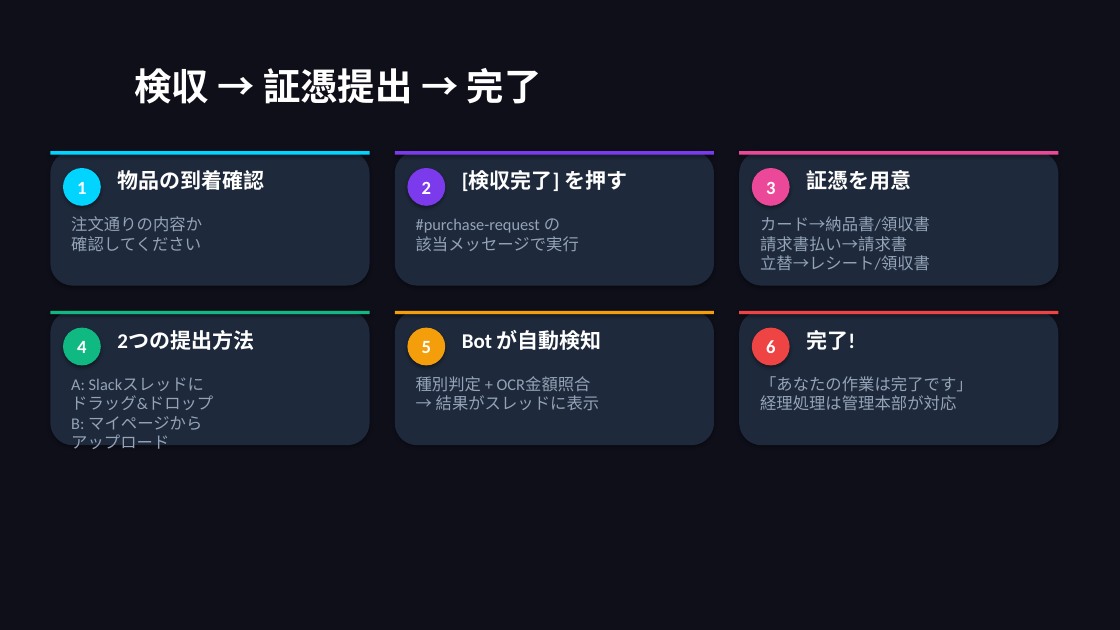
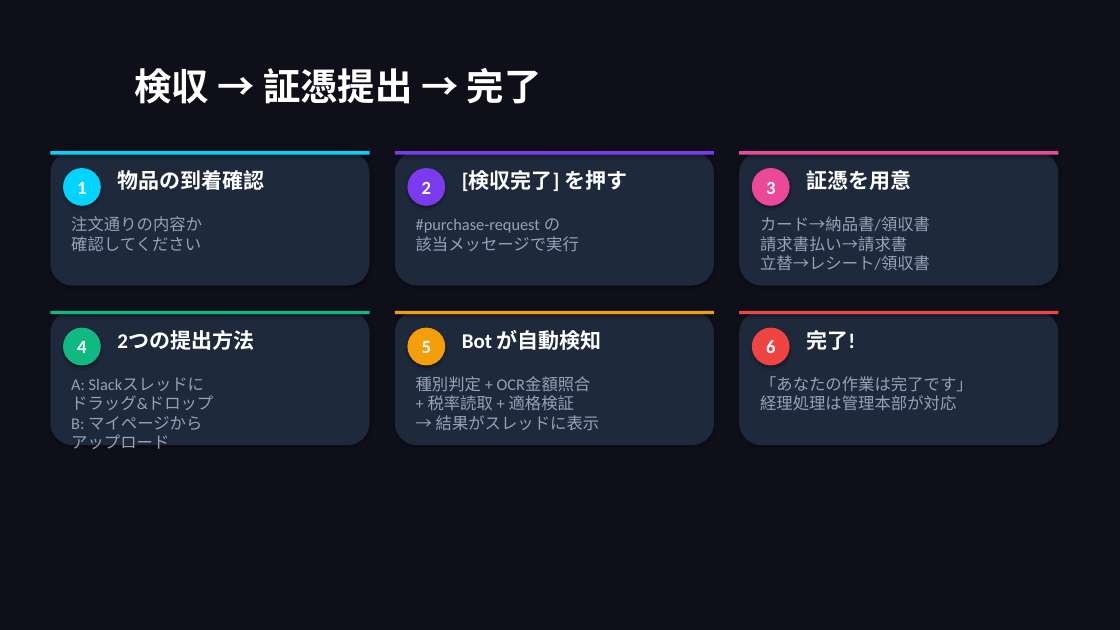
Before and after one commit to takeshiizawa123/next-procurement-poc, a slide deck: slide 14 of docs/user-manual.pptx. Drawn at 1120x630 pixels with LibreOffice and Linux fonts; fonts in the diff are those of the drawing. Boxes give left, top, right and bottom in pixels: in the first picture for what was removed or moved away, otherwise in the second. Text is boxed around its words. In the diff, an @@ line names an element or a change of style, - is before the commit and + after.

```diff
--- a/docs/user-manual.pptx
+++ b/docs/user-manual.pptx
@@ text at (416, 376, 600, 430): text changed @@
-種別判定 + OCR金額照合
-→ 結果がスレッドに表示
+種別判定 + OCR金額照合
++ 税率読取 + 適格検証
+→ 結果がスレッドに表示
```
Also in this commit, not shown: 3 other slides changed, 2 slides added, 5 other files.
